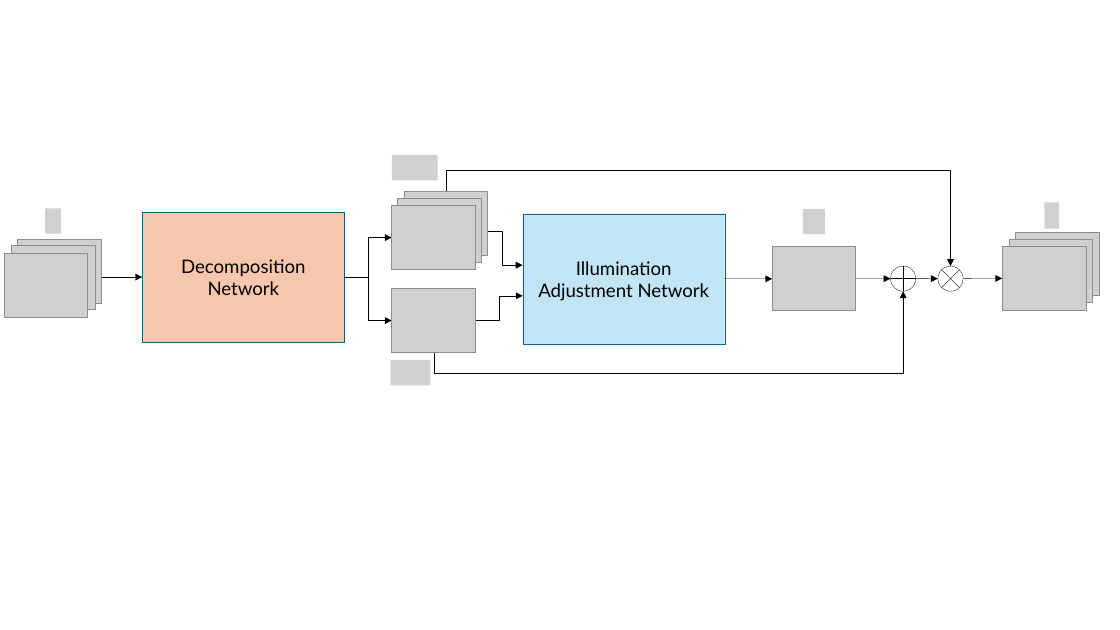
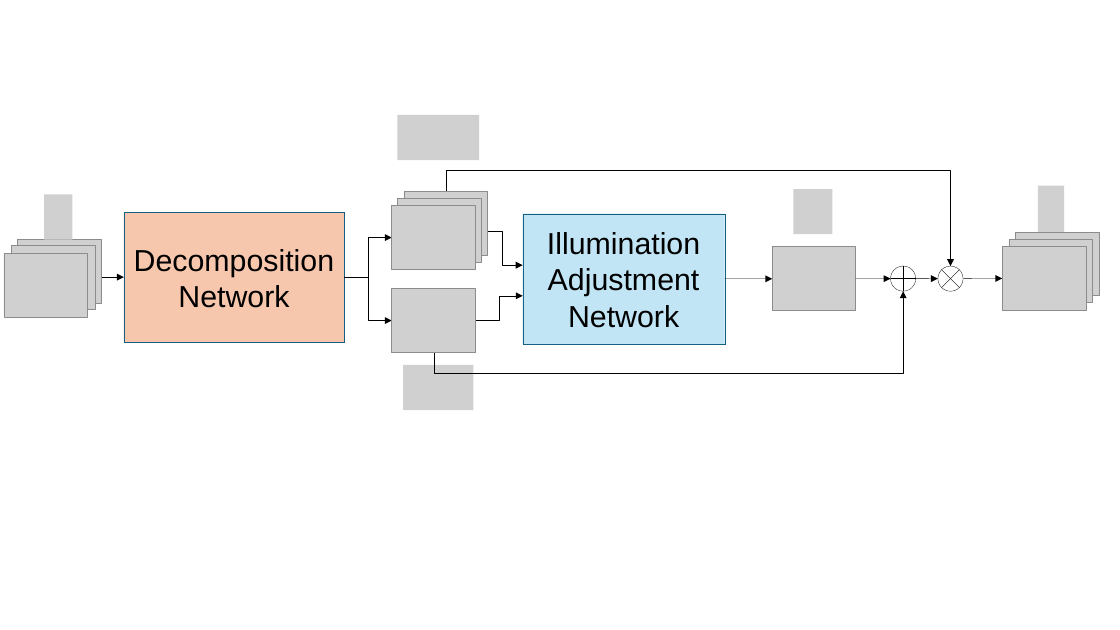
Before and after one commit to medemirhan/Self-supervised-Image-Enhancement-Network-Training-With-Low-Light-Images-Only, a slide deck: slide 3 of network.pptx. Drawn at 1120x630 pixels with LibreOffice and Linux fonts; fonts in the diff are those of the drawing; grey boxes stand for pictures. Boxes give left, top, right and bottom in pixels: in the first picture for what was removed or moved away, otherwise in the second. Text is boxed around its words. In the diff, an @@ line names an element or a change of style, - is before the commit and + after.

```diff
--- a/network.pptx
+++ b/network.pptx
@@ picture added at bbox=[397, 115, 479, 160] @@
@@ picture removed at bbox=[392, 155, 438, 180] @@
@@ picture: place and size @@
-picture at bbox=[45, 208, 61, 234]
+picture at bbox=[45, 194, 73, 239]
@@ picture: place and size @@
-picture at bbox=[803, 209, 825, 234]
+picture at bbox=[794, 189, 833, 234]
@@ picture: place and size @@
-picture at bbox=[1044, 202, 1060, 229]
+picture at bbox=[1038, 186, 1064, 233]
@@ rectangle "Decomposition Network" at bbox=[124, 213, 344, 343]: size 16 to 26 pt, font Lato to Arial @@
@@ rectangle "Decomposition Network": place and size @@
-rectangle "Decomposition Network" at bbox=[142, 213, 344, 343]
+rectangle "Decomposition Network" at bbox=[124, 213, 344, 343]
@@ rectangle "Illumination Adjustment Network" at bbox=[523, 213, 724, 344]: size 16 to 26 pt, font Lato to Arial @@
@@ arrow moved from (101, 277) - (142, 277) to (101, 277) - (124, 277) @@
@@ picture removed at bbox=[391, 360, 430, 385] @@
@@ picture added at bbox=[403, 365, 474, 410] @@
```
Also in this commit, not shown: 2 other slides changed, 1 slide added, 7 other files.
